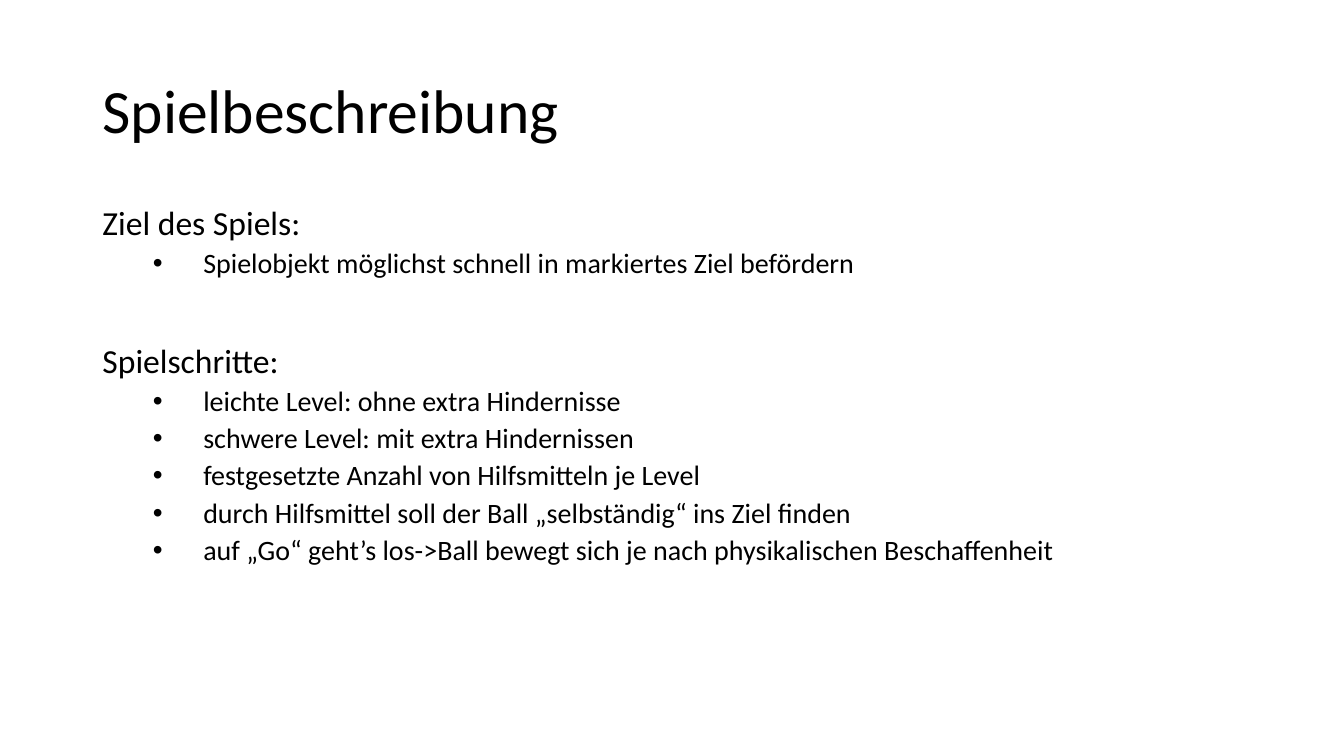
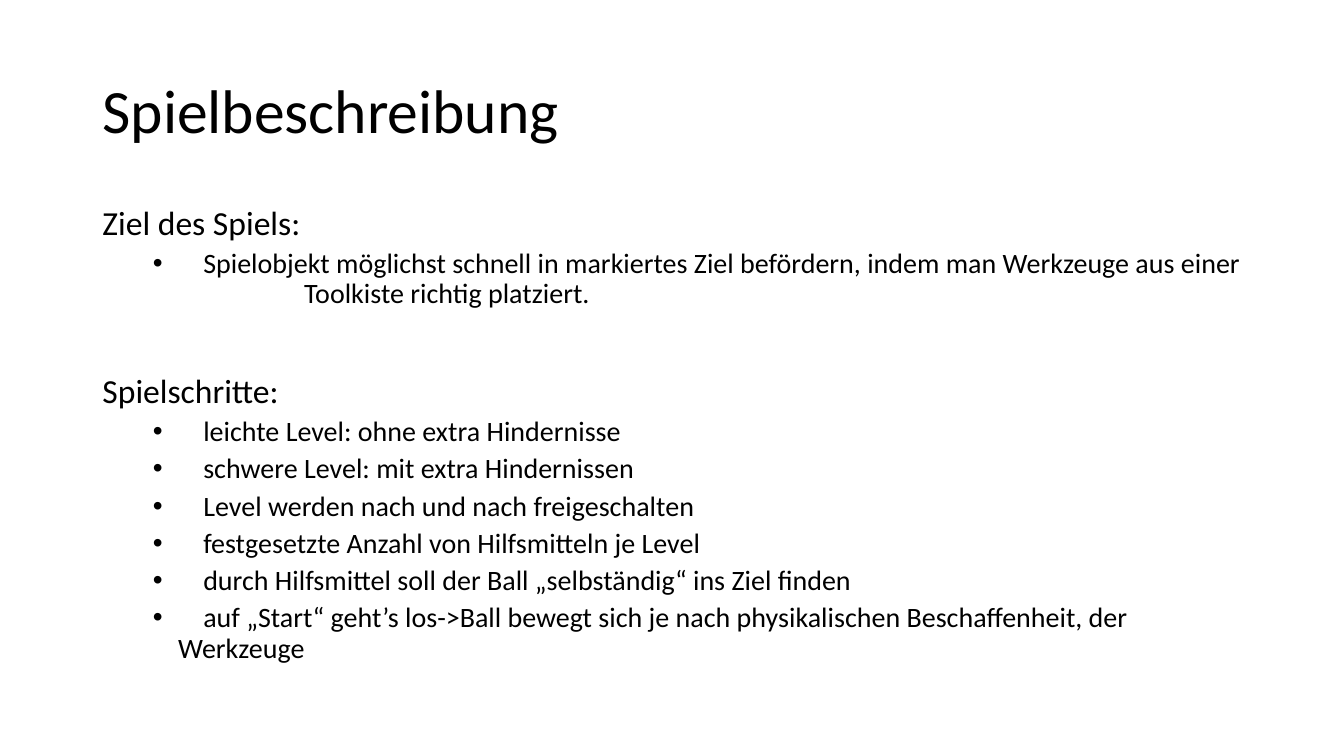
Before and after one commit to jonnyyx/Hole-in-One, a slide deck: slide 2 of BallFall.pptx. Drawn at 1344x756 pixels with LibreOffice and Linux fonts; fonts in the diff are those of the drawing. Boxes give left, top, right and bottom in pixels: in the first picture for what was removed or moved away, otherwise in the second. Text is boxed around its words. In the diff, an @@ line names an element or a change of style, - is before the commit and + after.

```diff
--- a/BallFall.pptx
+++ b/BallFall.pptx
@@ text at [203, 253, 1240, 308]: text changed @@
-  • Spielobjekt möglichst schnell in markiertes Ziel befördern
+  • Spielobjekt möglichst schnell in markiertes Ziel befördern, indem man Werkzeuge aus einer Toolkiste richtig platziert.
@@ text at [203, 496, 694, 521]: paragraph added @@
+  • Level werden nach und nach freigeschalten
@@ text at [178, 607, 1127, 663]: text changed @@
-  • auf „Go“ geht’s los->Ball bewegt sich je nach physikalischen Beschaffenheit
+  • auf „Start“ geht’s los->Ball bewegt sich je nach physikalischen Beschaffenheit, der Werkzeuge
```
Also in this commit, not shown: 3 other slides changed, 1 slide added.
